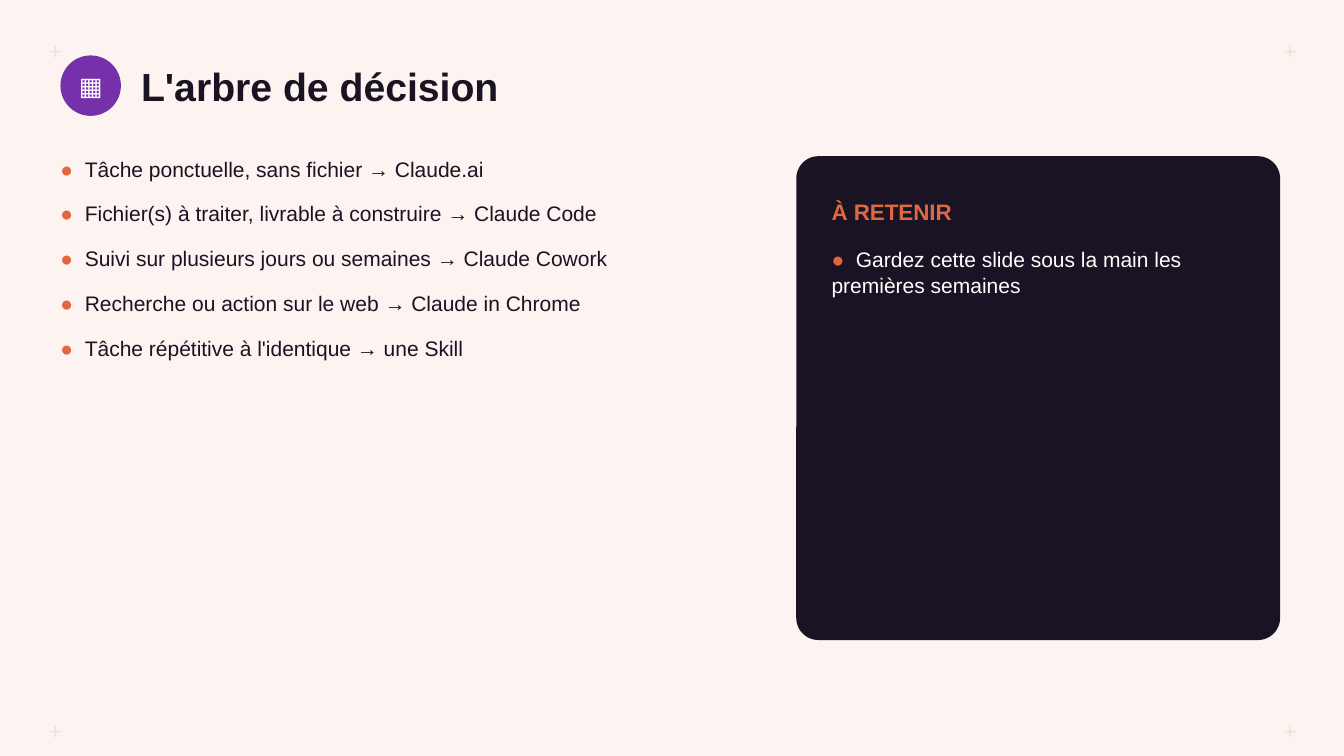
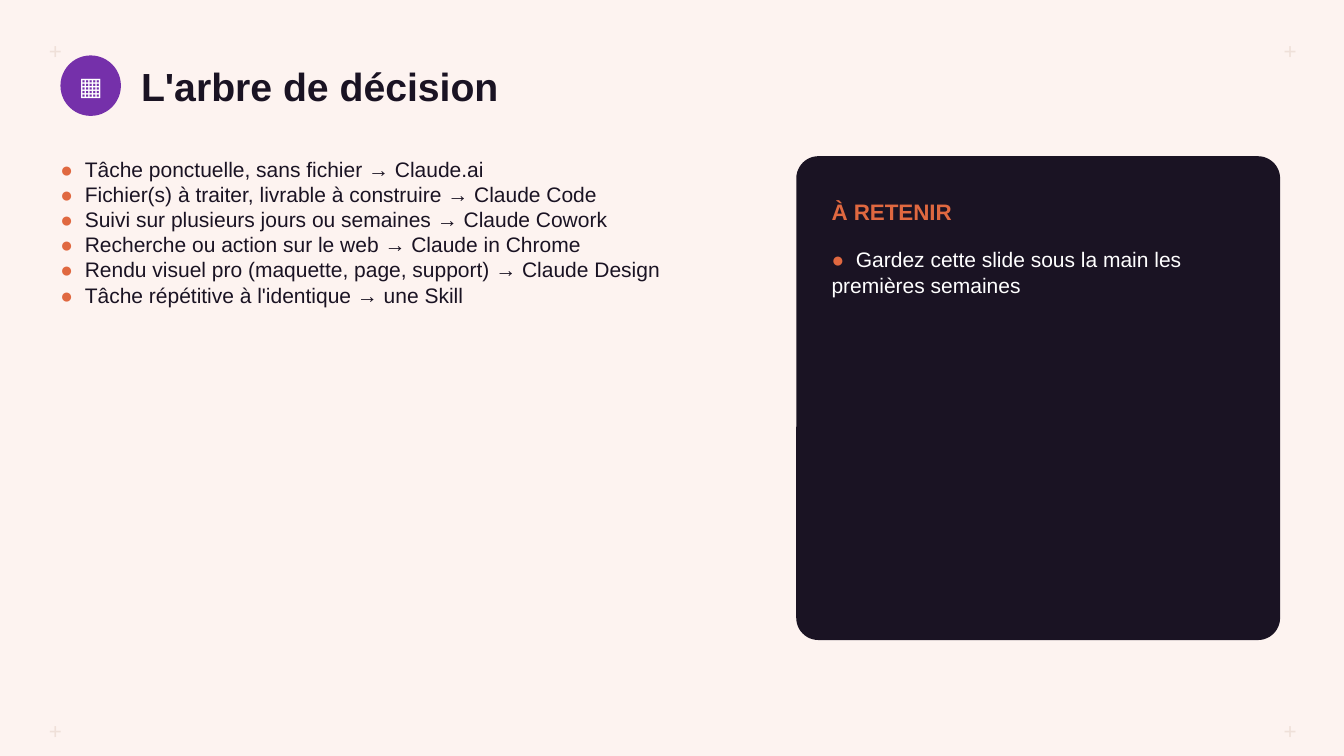
Before and after one commit to Oscar-Aksanti/MasterclassClaude, a slide deck: slide 4 of public/downloads/module-1/03-support-slides.pptx. Drawn at 1344x756 pixels with LibreOffice and Linux fonts; fonts in the diff are those of the drawing. Boxes give left, top, right and bottom in pixels: in the first picture for what was removed or moved away, otherwise in the second. Text is boxed around its words. In the diff, an @@ line names an element or a change of style, - is before the commit and + after.

```diff
--- a/public/downloads/module-1/03-support-slides.pptx
+++ b/public/downloads/module-1/03-support-slides.pptx
@@ text at (x1=85, y1=261, x2=659, y2=282): paragraph added @@
+● Rendu visuel pro (maquette, page, support) → Claude Design
```
Also in this commit, not shown: 1 other slide changed, 26 other files.
